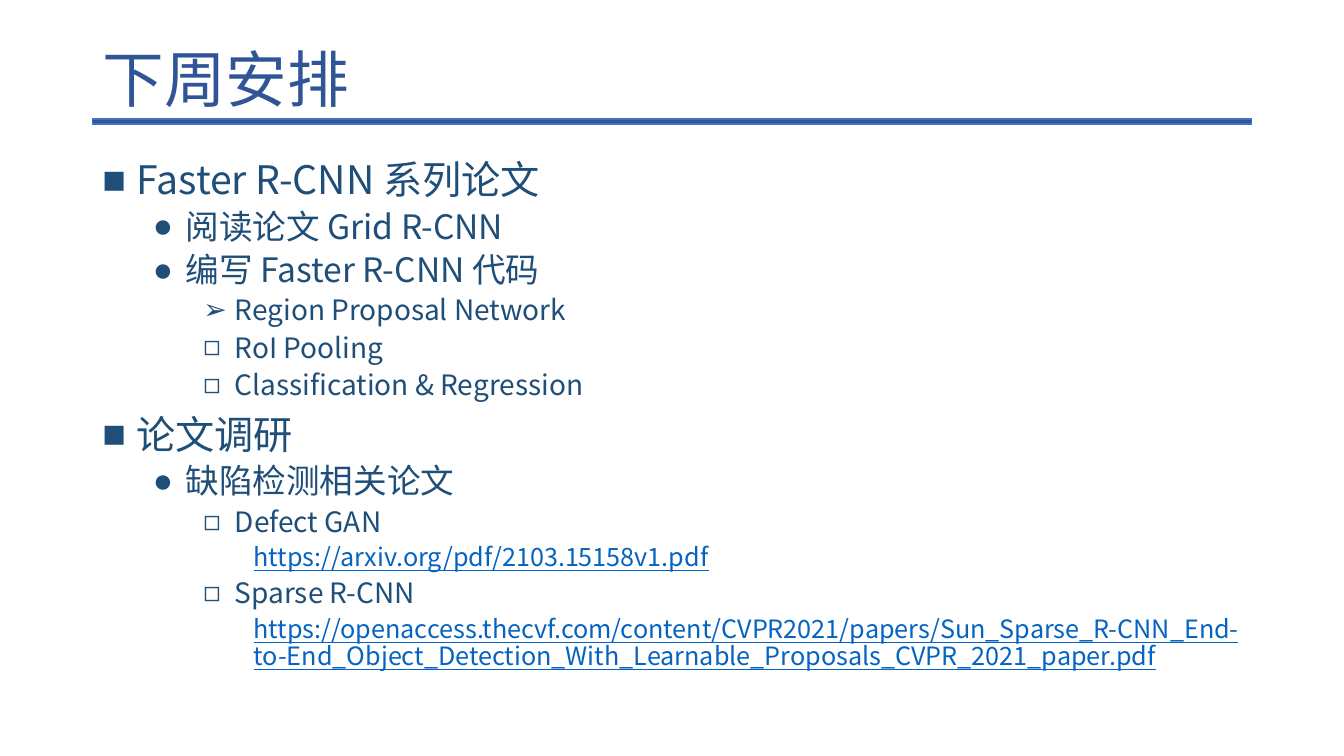
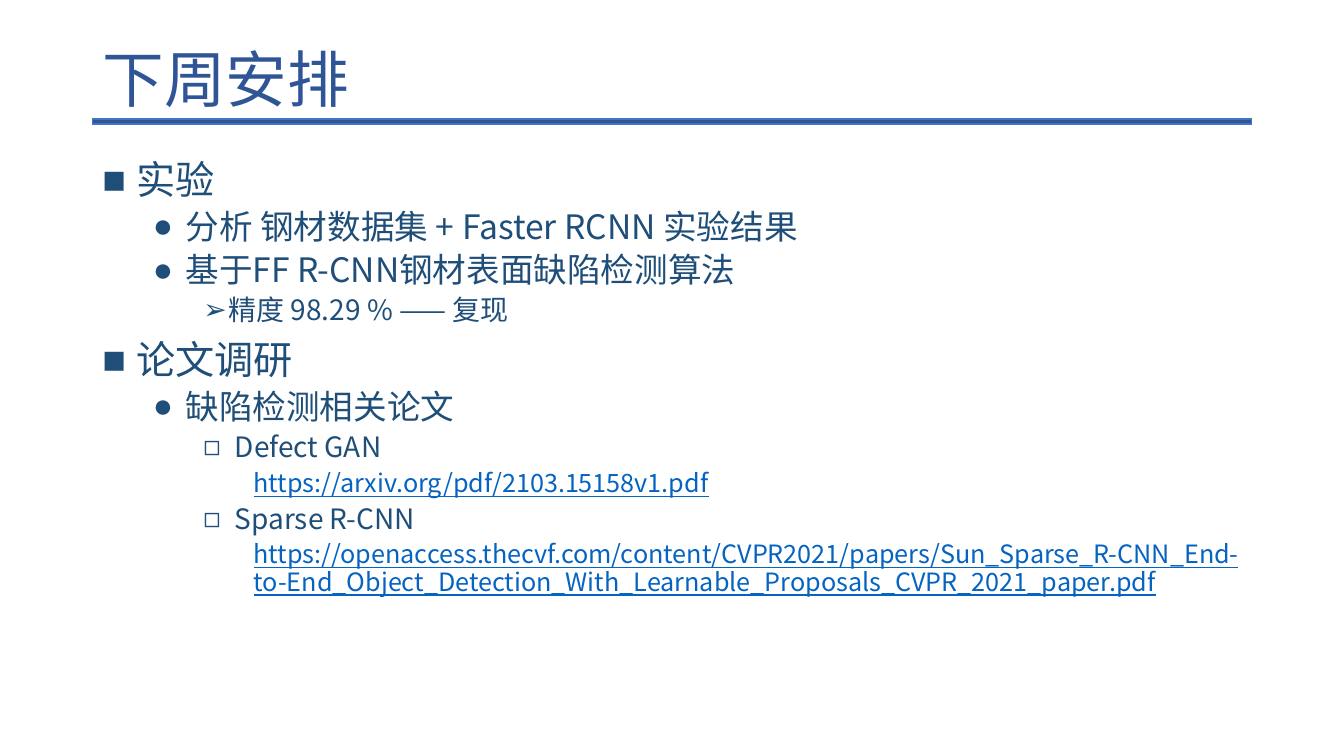
Before and after one commit to maple2312/AI-study-pusher, a slide deck: slide 4 of 张俊强/智能制造/周会/周会-2110/第四周汇报.pptx (slide 3 before the commit). Drawn at 1344x756 pixels with LibreOffice and Linux fonts; fonts in the diff are those of the drawing. Boxes give left, top, right and bottom in pixels: in the first picture for what was removed or moved away, otherwise in the second. Text is boxed around its words. In the diff, an @@ line names an element or a change of style, - is before the commit and + after.

```diff
--- a/张俊强/智能制造/周会/周会-2110/第四周汇报.pptx
+++ b/张俊强/智能制造/周会/周会-2110/第四周汇报.pptx
@@ text at box(136, 161, 797, 323): text changed; size 20 to 24 pt @@
-■ Faster R-CNN 系列论文
-  ● 阅读论文 Grid R-CNN
-  ● 编写 Faster R-CNN 代码
-    ➢ Region Proposal Network
-    ◻ RoI Pooling
-    ◻ Classification & Regression
+■ 实验
+  ● 分析 钢材数据集 + Faster RCNN 实验结果
+  ● 基于FF R-CNN钢材表面缺陷检测算法
+    ➢ 精度 98.29 % —— 复现
```
Also in this commit, not shown: 1 slide added, 11 other files.
